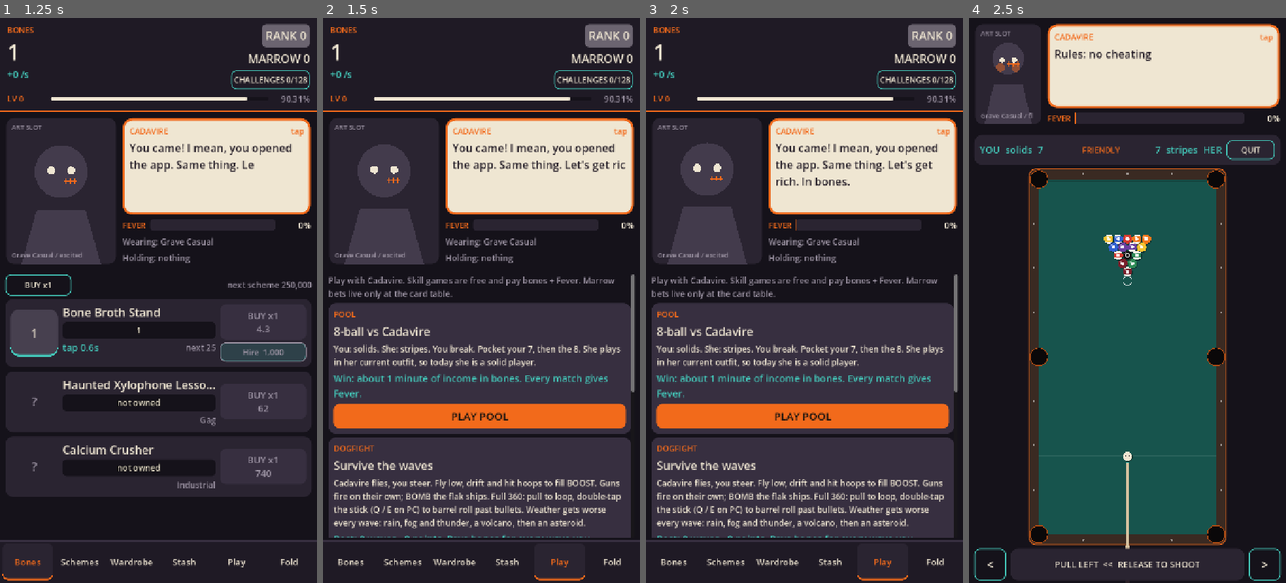
Above: before the commit, frames 1-4 (left to right).
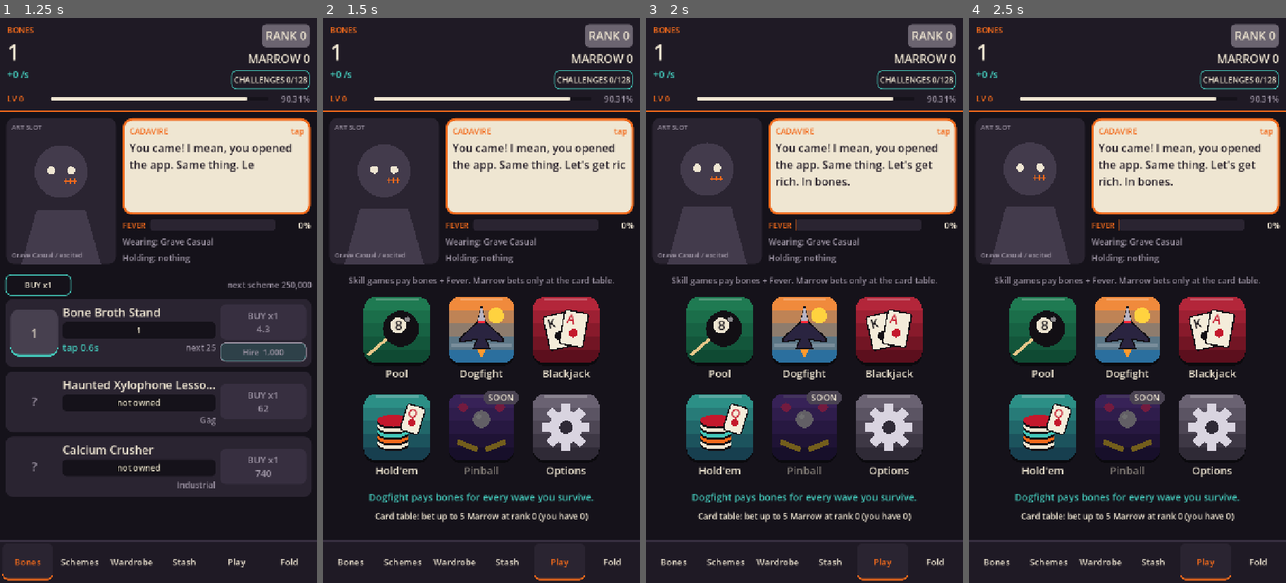
Above: after the commit, the same moments.

Repository: MetaRidley-jpg/Cadbeta
Game: Godot game, scene res://scenes/main.tscn
The game is run twice, just before and just after one commit, with the same random seed, the same clock (stepped at 60 frames per second) and the same inputs.
Inputs (mouse positions are in pixels of both pictures, inside the frame that each line leads up to):
- Up to frame 1 (1.25 s): click "1" at 0.5 s
- Up to frame 2 (1.5 s): click "Play" at 1.25 s
- Up to frame 3 (2 s): no input
- Up to frame 4 (2.5 s): click (1124, 413) at 2 s, where only the run before the commit has a clickable "PLAY POOL"

Frame 1 is identical in both runs. In frame 2, 39% of the frame differs, in the area x 1-99%, y 45-92%; in frame 3, 39%; in frame 4, 65%, in the area x 0-100%, y 1-100%.

Commit message:
Touch scrolling fix + Play app-icon home screen
Co-Authored-By: Claude Opus 5.5 <noreply@anthropic.com>
Claude-Session: https://claude.ai/code/session_01WbAjRnesPUBZ2FJf2Dibin

Diff:
--- a/scripts/main.gd
+++ b/scripts/main.gd
@@ -42,6 +42,9 @@
 	manager_box.add_to_group("manager_box")
 	%FxLayer.add_child(manager_box)
 	manager_box.scene_finished.connect(_on_scene_finished)
+	get_tree().node_added.connect(_touch_scroll_fix)
+	for n in find_children("*", "Control", true, false):
+		_touch_scroll_fix(n)
 	_build_nav()
 	_build_buildings()
 	_build_schemes()
@@ -186,6 +189,22 @@
 		pages[p].visible = p == i
 	nav_buttons[i].button_pressed = true
 	_slow_refresh()
+
+## Touch scrolling (web/iPhone bug, 2026-11-26): a Control that STOPs input eats the
+## finger drag, so a list only scrolled when you touched an empty gap. Every card,
+## button and row inside a ScrollContainer now PASSes input up. Godot still treats a
+## short tap as a press, and a drag past the scroll deadzone cancels the press.
+func _touch_scroll_fix(n: Node) -> void:
+	if not (n is Control) or n is ScrollContainer or n is ScrollBar:
+		return
+	if (n as Control).mouse_filter != Control.MOUSE_FILTER_STOP:
+		return
+	var p := n.get_parent()
+	while p != null:
+		if p is ScrollContainer:
+			(n as Control).mouse_filter = Control.MOUSE_FILTER_PASS
+			return
+		p = p.get_parent()
 
 func _set_nav_badge(i: int, on: bool) -> void:
 	nav_buttons[i].text = PAGES[i] + (" •" if on else "")
@@ -499,40 +518,41 @@
 # =====================================================================
 func _build_play() -> void:
 	_clear(%PlayList)
-	_label(%PlayList, "Play with Cadavire. Skill games are free and pay bones + Fever. Marrow bets live only at the card table.", "MutedLabel", true)
-	var v := _card(%PlayList, true)
-	_label(v, "POOL", "NamePlate")
-	_label(v, "8-ball vs Cadavire", "TitleLabel")
-	_play_widgets.pool_desc = _label(v, "", "SmallLabel", true)
-	_label(v, "Win: about 1 minute of income in bones. Every match gives Fever.", "AccentLabel", true)
-	_play_widgets.start = _button(v, "PLAY POOL", func(): start_pool())
-	_play_widgets.dogfight_card = _card(%PlayList, true)
-	var c := _card(%PlayList)
-	_label(c, "CARD TABLE", "NamePlate")
-	_label(c, "Blackjack (Cadavire deals) or Hold'em (Cadavire plays). The only place to bet Marrow. Managers you have met sit in and cause funny business.", "SmallLabel", true)
-	_play_widgets.bet_info = _label(c, "", "MutedLabel", true)
-	var th := HBoxContainer.new()
-	c.add_child(th)
-	_play_widgets.table_swatch = Control.new()
-	_play_widgets.table_swatch.custom_minimum_size = Vector2(96, 56)
-	_play_widgets.table_swatch.draw.connect(_draw_table_swatch)
-	th.add_child(_play_widgets.table_swatch)
-	_play_widgets.table_name = _label(th, "", "SmallLabel", true)
-	_play_widgets.table_name.size_flags_horizontal = Control.SIZE_EXPAND_FILL
-	_play_widgets.table_btn = _button(th, "CHANGE", func(): _cycle_cosmetic("table"), true, 130)
-	_play_widgets.cards_start = _button(c, "PLAY BLACKJACK", func(): start_cards())
-	_play_widgets.holdem_start = _button(c, "PLAY HOLD'EM", func(): start_holdem())
-	var pb := _card(%PlayList)
-	_label(pb, "PINBALL", "NamePlate")
-	_label(pb, "Not built yet.", "MutedLabel")
-	_build_dogfight_card(_play_widgets.dogfight_card)
-	_refresh_play()
-
-func _build_dogfight_card(v: VBoxContainer) -> void:
+	_play_widgets.clear()
+	# ---- home screen: one tap = play (T: "condense play into an app icon screen basically")
+	var home := VBoxContainer.new()
+	home.add_theme_constant_override("separation", 14)
+	%PlayList.add_child(home)
+	_play_widgets.home = home
+	var hint := _label(home, "Skill games pay bones + Fever. Marrow bets only at the card table.", "MutedLabel", true)
+	hint.horizontal_alignment = HORIZONTAL_ALIGNMENT_CENTER
+	var cc := CenterContainer.new()
+	home.add_child(cc)
+	var grid := GridContainer.new()
+	grid.columns = 3
+	grid.add_theme_constant_override("h_separation", 22)
+	grid.add_theme_constant_override("v_separation", 6)
+	cc.add_child(grid)
+	_play_widgets.start = _play_icon(grid, "pool", "Pool", func(): start_pool())
+	_play_widgets.df_start = _play_icon(grid, "dogfight", "Dogfight", func(): start_dogfight())
+	_play_widgets.cards_start = _play_icon(grid, "blackjack", "Blackjack", func(): start_cards())
+	_play_widgets.holdem_start = _play_icon(grid, "holdem", "Hold'em", func(): start_holdem())
+	_play_widgets.pinball = _play_icon(grid, "pinball", "Pinball", func(): pass)
+	_play_widgets.pinball.disabled = true
+	_play_widgets.options = _play_icon(grid, "options", "Options", func(): _show_play_options(true))
+	_play_widgets.df_best = _label(home, "", "AccentLabel", true)
+	_play_widgets.df_best.horizontal_alignment = HORIZONTAL_ALIGNMENT_CENTER
+	_play_widgets.bet_short = _label(home, "", "SmallLabel", true)
+	_play_widgets.bet_short.horizontal_alignment = HORIZONTAL_ALIGNMENT_CENTER
+	# ---- options sheet (the settings that used to make this page scroll)
+	var opts := VBoxContainer.new()
+	opts.visible = false
+	%PlayList.add_child(opts)
+	_play_widgets.opts = opts
+	var back := _button(opts, "< PLAY", func(): _show_play_options(false), true, 170)
+	back.size_flags_horizontal = Control.SIZE_SHRINK_BEGIN
+	var v := _card(opts, true)
 	_label(v, "DOGFIGHT", "NamePlate")
-	_label(v, "Survive the waves", "TitleLabel")
-	_label(v, "Cadavire flies, you steer. Fly low, drift and hit hoops to fill BOOST. Guns fire on their own; BOMB the flak ships. Full 360: pull to loop, double-tap the stick (Q / E on PC) to barrel roll past bullets. Weather gets worse every wave: rain, fog and thunder, a volcano, then an asteroid.", "SmallLabel", true)
-	_play_widgets.df_best = _label(v, "", "AccentLabel", true)
 	var jh := HBoxContainer.new()
 	v.add_child(jh)
 	_play_widgets.jet_name = _label(jh, "", "SmallLabel", true)
@@ -548,13 +568,40 @@
 		_refresh_play(), true, 170)
 	var rh := HBoxContainer.new()
 	v.add_child(rh)
-	var rl := _label(rh, "Fighting-game replay of the KO: the kill that clears a wave, or your crash. Tap to skip.", "SmallLabel", true)
+	var rl := _label(rh, "Replay the KO: the kill that clears a wave, or your crash. Tap to skip.", "SmallLabel", true)
 	rl.size_flags_horizontal = Control.SIZE_EXPAND_FILL
 	_play_widgets.replay_btn = _button(rh, "KO REPLAY", func():
 		Game.df_replays = not Game.df_replays
 		Game.save_game()
 		_refresh_play(), true, 170)
-	_play_widgets.df_start = _button(v, "PLAY DOGFIGHT", func(): start_dogfight())
+	_label(v, "Steer with the stick. Guns fire by themselves. Drift, then let go to boost. Double-tap the stick (Q / E on PC) to barrel roll.", "MutedLabel", true)
+	var c := _card(opts)
+	_label(c, "CARD TABLE", "NamePlate")
+	var th := HBoxContainer.new()
+	c.add_child(th)
+	_play_widgets.table_swatch = Control.new()
+	_play_widgets.table_swatch.custom_minimum_size = Vector2(96, 56)
+	_play_widgets.table_swatch.draw.connect(_draw_table_swatch)
+	th.add_child(_play_widgets.table_swatch)
+	_play_widgets.table_name = _label(th, "", "SmallLabel", true)
+	_play_widgets.table_name.size_flags_horizontal = Control.SIZE_EXPAND_FILL
+	_play_widgets.table_btn = _button(th, "CHANGE", func(): _cycle_cosmetic("table"), true, 130)
+	_play_widgets.bet_info = _label(c, "", "MutedLabel", true)
+	var pc := _card(opts)
+	_label(pc, "POOL", "NamePlate")
+	_play_widgets.pool_desc = _label(pc, "", "SmallLabel", true)
+	_refresh_play()
+
+func _play_icon(parent: Node, kind: String, title: String, cb: Callable) -> PlayIcon:
+	var b := PlayIcon.new().setup(kind, title)
+	b.pressed.connect(cb)
+	parent.add_child(b)
+	return b
+
+func _show_play_options(on: bool) -> void:
+	_play_widgets.home.visible = not on
+	_play_widgets.opts.visible = on
+	%PlayPage.scroll_vertical = 0
 
 func _refresh_play() -> void:
 	if _play_widgets.is_empty():
@@ -565,7 +612,8 @@
 	_play_widgets.pool_desc.text = "You: solids. She: stripes. You break. Pocket your 7, then the 8. She plays in her current outfit, so today she is %s%s." % [
 		style, ", and too excited to aim well (Fever)" if Game.fever_active else ""]
 	if _play_widgets.has("df_best"):
-		_play_widgets.df_best.text = "Best: %d waves · %d points. Pays bones for every wave you survive." % [Game.df_best_wave, Game.df_best_score]
+		_play_widgets.df_best.text = ("Dogfight best: wave %d · %d points" % [Game.df_best_wave, Game.df_best_score]) if Game.df_best_wave > 0 else "Dogfight pays bones for every wave you survive."
+		_play_widgets.df_start.set_state(("W%d" % Game.df_best_wave) if Game.df_best_wave > 0 else "", "")
 		_play_widgets.assist_btn.text = "ASSIST: ON" if Game.df_assist else "ASSIST: OFF"
 		_play_widgets.assist_lbl.text = "Wings level themselves when you let go." if Game.df_assist else "Expert: the jet holds any attitude, even upside down."
 		_play_widgets.replay_btn.text = "KO REPLAY: ON" if Game.df_replays else "KO REPLAY: OFF"
@@ -581,8 +629,11 @@
 		_play_widgets.table_btn.visible = not Challenges.owned_of_type("table").is_empty()
 		_play_widgets.table_swatch.queue_redraw()
 	_play_widgets.bet_info.text = "Max bet by prestige rank: " + ", ".join(bets) + ". Your max now: %d." % Game.max_bet()
+	var cap: int = Game.MAX_BET_BY_RANK[clampi(Game.rank, 0, Game.MAX_BET_BY_RANK.size() - 1)]
+	_play_widgets.bet_short.text = "Card table: bet up to %d Marrow at rank %d (you have %d)" % [cap, Game.rank, Game.marrow]
+	_play_widgets.pinball.set_state("SOON", "")
 	var shut := Game.away_left("cadavire") > 0.0
-	_play_widgets.holdem_start.text = ("HOLD'EM CLOSED (%s)" % holdem_page.away_text("cadavire")) if shut else "PLAY HOLD'EM"
+	_play_widgets.holdem_start.set_state("", ("Closed " + holdem_page.away_text("cadavire")) if shut else "")
 	_play_widgets.holdem_start.disabled = shut
 
 ## Default -> each owned prize -> default.
@@ -1126,6 +1177,8 @@
 				df.set_process(false)
 	if args.has("tab"):
 		show_page(int(args.tab))
+	if args.has("playopts"):
+		_show_play_options(true)
 	# Challenges: --chdone=id,id (break silently) --chpend=id,id (break, shatter on open)
 	#   --chbones=N --tint=rid --ship=rid --table=rid --challenges (open the wall)
 	#   --chsel=col,row --chbone (Golden Bone mode) --chstep=SECONDS (stop mid-shatter)
--- /dev/null
+++ b/scripts/play_icon.gd
@@ -0,0 +1,197 @@
+class_name PlayIcon
+extends Button
+## One "app icon" on the Play home screen (T: "condense play into an app icon screen").
+## A flat Button (so tests and touch work like any button) that draws its own
+## rounded tile, a game glyph, a label under the tile and an optional badge.
+## Glyphs are drawn in code so the icons follow the game palette with no extra art.
+
+const TILE := 150.0          # tile side in px (canvas 720 wide, 3 columns)
+const LABEL_H := 38.0
+const RADIUS := 26.0
+const BANDS := 5          # chunky vertical gradient (30 px bands)
+
+var kind := "pool"           # pool | dogfight | blackjack | holdem | pinball | options
+var title := ""
+var badge := ""              # small pill at the top right ("W6", "SOON")
+var locked_text := ""        # non-empty = dim tile + lock + this text under the title
+
+const COLORS := {
+	"pool":      [Color("1f7a52"), Color("0f4a33")],
+	"dogfight":  [Color("f08a3c"), Color("2b6f9e")],
+	"blackjack": [Color("b3263a"), Color("5c0f1d")],
+	"holdem":    [Color("2c8f86"), Color("173f4f")],
+	"pinball":   [Color("7a4bc2"), Color("33215e")],
+	"options":   [Color("6a6272"), Color("2f2a36")],
+}
+
+func setup(k: String, t: String) -> PlayIcon:
+	kind = k
+	title = t
+	flat = true
+	focus_mode = Control.FOCUS_NONE
+	text = ""
+	custom_minimum_size = Vector2(TILE + 20, TILE + LABEL_H + 26)
+	button_down.connect(func(): _squash(0.9))
+	button_up.connect(func(): _squash(1.0))
+	resized.connect(func(): pivot_offset = Vector2(size.x * 0.5, 10 + TILE * 0.5))
+	return self
+
+func _squash(to: float) -> void:
+	var tw := create_tween()
+	tw.tween_property(self, "scale", Vector2(to, to), 0.08)
+
+func set_state(b: String, locked: String) -> void:
+	if b == badge and locked == locked_text:
+		return
+	badge = b
+	locked_text = locked
+	queue_redraw()
+
+func tile_rect() -> Rect2:
+	return Rect2(Vector2((size.x - TILE) * 0.5, 10), Vector2(TILE, TILE))
+
+func _draw() -> void:
+	var r := tile_rect()
+	var dim := disabled or locked_text != ""
+	var cols: Array = COLORS.get(kind, COLORS.options)
+	# drop shadow + body: a chunky 5-band vertical gradient
+	_rrect(Rect2(r.position + Vector2(0, 6), r.size), Color(0, 0, 0, 0.45))
+	var bh := r.size.y / BANDS
+	for i in BANDS:
+		var col: Color = (cols[0] as Color).lerp(cols[1], float(i) / (BANDS - 1))
+		var band := Rect2(r.position.x, r.position.y + bh * i, r.size.x, bh + (0.0 if i == BANDS - 1 else 1.0))
+		_rrect(band, col, RADIUS, i == 0, i == BANDS - 1)
+	draw_rect(Rect2(r.position + Vector2(RADIUS, 4), Vector2(r.size.x - RADIUS * 2, 3)), Color(1, 1, 1, 0.22))
+	# glyph
+	var c := r.get_center()
+	var s := TILE
+	match kind:
+		"pool": _glyph_pool(c, s)
+		"dogfight": _glyph_jet(c, s)
+		"blackjack": _glyph_cards(c, s)
+		"holdem": _glyph_chips(c, s)
+		"pinball": _glyph_pinball(c, s)
+		_: _glyph_gear(c, s)
+	if dim:
+		_rrect(r, Color(0, 0, 0, 0.55))
+		if locked_text != "":
+			_glyph_lock(c, s * 0.42)
+	# badge
+	if badge != "":
+		var f := get_theme_font("font", "Label")
+		var fs := 20
+		var w := f.get_string_size(badge, HORIZONTAL_ALIGNMENT_LEFT, -1, fs).x + 22
+		var br := Rect2(Vector2(r.end.x - w + 10, r.position.y - 8), Vector2(w, 32))
+		_rrect(br, Color("f26a1b") if kind != "pinball" else Color("4a4352"), 16.0)
+		draw_string(f, br.position + Vector2(11, 23), badge, HORIZONTAL_ALIGNMENT_LEFT, -1, fs, Color("1a1410") if kind != "pinball" else Color("efe6d2"))
+	# label (+ lock text)
+	var lf := get_theme_font("font", "Label")
+	var col := get_theme_color("font_color", "Label")
+	if dim:
+		col = Color(col, 0.55)
+	draw_string(lf, Vector2(0, r.end.y + 32), title, HORIZONTAL_ALIGNMENT_CENTER, size.x, 24, col)
+	if locked_text != "":
+		draw_string(lf, Vector2(0, r.end.y + 54), locked_text, HORIZONTAL_ALIGNMENT_CENTER, size.x, 17, Color(col, 0.9))
+
+## Rounded rectangle. With `top` / `bottom` given, only those corners are rounded.
+func _rrect(r: Rect2, col: Color, rad := RADIUS, top := true, bottom := true) -> void:
+	if col.a <= 0.0:
+		return
+	var sb := StyleBoxFlat.new()
+	sb.bg_color = col
+	sb.corner_radius_top_left = int(rad) if top else 0
+	sb.corner_radius_top_right = int(rad) if top else 0
+	sb.corner_radius_bottom_left = int(rad) if bottom else 0
+	sb.corner_radius_bottom_right = int(rad) if bottom else 0
+	sb.corner_detail = 5
+	sb.anti_aliasing = false
+	draw_style_box(sb, r)
+
+# ---------------------------------------------------------------- glyphs
+func _glyph_pool(c: Vector2, s: float) -> void:
+	# cue stick
+	draw_line(c + Vector2(-s * 0.44, s * 0.38), c + Vector2(-s * 0.12, s * 0.10), Color("e9c88a"), 7)
+	draw_line(c + Vector2(-s * 0.14, s * 0.12), c + Vector2(-s * 0.08, s * 0.07), Color("efe6d2"), 7)
+	# 8-ball
+	draw_circle(c + Vector2(s * 0.06, -s * 0.02), s * 0.27, Color("120f14"), true, -1, false)
+	draw_circle(c + Vector2(s * 0.02, -s * 0.07), s * 0.12, Color("efe6d2"), true, -1, false)
+	var f := get_theme_font("font", "Label")
+	draw_string(f, c + Vector2(s * 0.02 - 8, -s * 0.07 + 10), "8", HORIZONTAL_ALIGNMENT_LEFT, -1, 30, Color("120f14"))
+	draw_circle(c + Vector2(s * 0.16, -s * 0.16), s * 0.04, Color(1, 1, 1, 0.5), true, -1, false)
+
+func _glyph_jet(c: Vector2, s: float) -> void:
+	# sun + horizon
+	draw_circle(c + Vector2(s * 0.22, -s * 0.22), s * 0.12, Color("ffd23f"), true, -1, false)
+	draw_rect(Rect2(c.x - s * 0.5 + 6, c.y + s * 0.2, s - 12, s * 0.06), Color(1, 1, 1, 0.18))
+	# T's jet from above: grey helmet nose, one red cyclops band, swept wings, burner
+	var k := s * 0.36
+	var body := PackedVector2Array([
+		c + Vector2(0, -k), c + Vector2(k * 0.16, -k * 0.35), c + Vector2(k * 0.9, k * 0.35),
+		c + Vector2(k * 0.9, k * 0.5), c + Vector2(k * 0.18, k * 0.38), c + Vector2(k * 0.34, k * 0.78),
+		c + Vector2(-k * 0.34, k * 0.78), c + Vector2(-k * 0.18, k * 0.38), c + Vector2(-k * 0.9, k * 0.5),
+		c + Vector2(-k * 0.9, k * 0.35), c + Vector2(-k * 0.16, -k * 0.35)])
+	draw_colored_polygon(body, Color("2a2440"))
+	draw_polyline(body + PackedVector2Array([body[0]]), Color("120f14"), 3)
+	draw_colored_polygon(PackedVector2Array([c + Vector2(0, -k), c + Vector2(k * 0.16, -k * 0.35), c + Vector2(-k * 0.16, -k * 0.35)]), Color("b9b4c2"))
+	draw_rect(Rect2(c + Vector2(-k * 0.15, -k * 0.38), Vector2(k * 0.3, k * 0.1)), Color("ff2a3a"))
+	draw_colored_polygon(PackedVector2Array([c + Vector2(-k * 0.2, k * 0.8), c + Vector2(k * 0.2, k * 0.8), c + Vector2(0, k * 1.15)]), Color("ff9a2e"))
+
+func _card_at(c: Vector2, ang: float, rank: String, suit_col: Color, s: float) -> void:
+	draw_set_transform(c, ang, Vector2.ONE)
+	var w := s * 0.38
+	var h := s * 0.54
+	var r := Rect2(Vector2(-w * 0.5, -h * 0.5), Vector2(w, h))
+	var sb := StyleBoxFlat.new()
+	sb.bg_color = Color("f4ecda")
+	sb.set_corner_radius_all(8)
+	sb.border_color = Color("120f14")
+	sb.set_border_width_all(3)
+	sb.anti_aliasing = false
+	draw_style_box(sb, r)
+	var f := get_theme_font("font", "Label")
+	draw_string(f, r.position + Vector2(8, 30), rank, HORIZONTAL_ALIGNMENT_LEFT, -1, 28, suit_col)
+	draw_circle(Vector2(0, h * 0.12), w * 0.17, suit_col, true, -1, false)
+	draw_set_transform(Vector2.ZERO, 0.0, Vector2.ONE)
+
+func _glyph_cards(c: Vector2, s: float) -> void:
+	_card_at(c + Vector2(-s * 0.12, s * 0.02), -0.22, "K", Color("120f14"), s)
+	_card_at(c + Vector2(s * 0.12, -s * 0.02), 0.18, "A", Color("c4182c"), s)
+
+func _glyph_chips(c: Vector2, s: float) -> void:
+	var cols := [Color("efe6d2"), Color("f26a1b"), Color("43c6b8"), Color("efe6d2"), Color("c4182c")]
+	for i in cols.size():
+		var y := c.y + s * 0.24 - i * s * 0.085
+		var x := c.x - s * 0.06
+		_ellipse(Vector2(x, y + 5), s * 0.24, s * 0.09, Color("120f14"))
+		_ellipse(Vector2(x, y), s * 0.24, s * 0.09, cols[i])
+	_card_at(c + Vector2(s * 0.24, -s * 0.12), 0.3, "Q", Color("c4182c"), s * 0.8)
+
+func _glyph_pinball(c: Vector2, s: float) -> void:
+	draw_line(c + Vector2(-s * 0.36, s * 0.22), c + Vector2(-s * 0.06, s * 0.34), Color("ffd23f"), 12)
+	draw_line(c + Vector2(s * 0.36, s * 0.22), c + Vector2(s * 0.06, s * 0.34), Color("ffd23f"), 12)
+	draw_circle(c + Vector2(0, -s * 0.12), s * 0.13, Color("d9d4e0"), true, -1, false)
+	draw_circle(c + Vector2(-s * 0.04, -s * 0.16), s * 0.04, Color(1, 1, 1, 0.8), true, -1, false)
+	for p in [Vector2(-0.28, -0.3), Vector2(0.28, -0.3)]:
+		draw_circle(c + p * s, s * 0.07, Color("ff3d8b"), true, -1, false)
+
+func _glyph_gear(c: Vector2, s: float) -> void:
+	var col := Color("d9d4e0")
+	for i in 8:
+		var a := TAU * i / 8.0
+		draw_set_transform(c, a, Vector2.ONE)
+		draw_rect(Rect2(Vector2(-s * 0.07, -s * 0.36), Vector2(s * 0.14, s * 0.16)), col)
+	draw_set_transform(Vector2.ZERO, 0.0, Vector2.ONE)
+	draw_circle(c, s * 0.25, col, true, -1, false)
+	draw_circle(c, s * 0.1, COLORS.options[1], true, -1, false)
+
+func _glyph_lock(c: Vector2, s: float) -> void:
+	draw_arc(c + Vector2(0, -s * 0.15), s * 0.28, PI, TAU, 12, Color("efe6d2"), 8)
+	draw_rect(Rect2(c + Vector2(-s * 0.42, -s * 0.15), Vector2(s * 0.84, s * 0.62)), Color("efe6d2"))
+	draw_circle(c + Vector2(0, s * 0.12), s * 0.09, Color("2f2a36"), true, -1, false)
+
+func _ellipse(c: Vector2, rx: float, ry: float, col: Color) -> void:
+	var pts := PackedVector2Array()
+	for i in 20:
+		var a := TAU * i / 20.0
+		pts.append(c + Vector2(cos(a) * rx, sin(a) * ry))
+	draw_colored_polygon(pts, col)
--- /dev/null
+++ b/tests/touch_test.gd
@@ -0,0 +1,105 @@
+extends Node
+## Touch test: sends the same finger events a phone (or iPhone Safari) sends.
+## Bug 2026-11-26: on the web build, lists did not scroll when the drag started on
+## a card or a button. Also checks the Play home screen (app icons).
+## Run: godot --headless --path . res://tests/touch_test.tscn --quit-after 3000 -- --fresh
+var fails := 0
+var passes := 0
+var pressed_log: Array = []
+
+func check(c: bool, msg: String) -> void:
+	if c:
+		passes += 1
+	else:
+		fails += 1
+		printerr("FAIL: ", msg)
+
+func frames(n := 2) -> void:
+	for k in n:
+		await get_tree().process_frame
+
+func scr(p: Vector2) -> Vector2:
+	return get_viewport().get_final_transform() * p
+
+func touch(pos: Vector2, down: bool) -> void:
+	var e := InputEventScreenTouch.new()
+	e.index = 0; e.position = scr(pos); e.pressed = down
+	Input.parse_input_event(e)
+
+func tap(pos: Vector2) -> void:
+	touch(pos, true); await frames(2); touch(pos, false); await frames(3)
+
+func drag(from: Vector2, to: Vector2, steps := 12) -> void:
+	touch(from, true)
+	await frames(2)
+	var prev := from
+	var k := get_viewport().get_final_transform().get_scale()
+	for s in range(1, steps + 1):
+		var p := from.lerp(to, float(s) / steps)
+		var e := InputEventScreenDrag.new()
+		e.index = 0; e.position = scr(p); e.relative = (p - prev) * k; e.velocity = (p - prev) * k * 60
+		Input.parse_input_event(e)
+		prev = p
+		await frames(1)
+	touch(to, false)
+	await frames(3)
+
+func _ready() -> void:
+	Challenges.enabled = false
+	# a mid-game save so the long lists overflow the screen
+	for i in Balance.BUILDINGS.size():
+		Game.owned[i] = 25
+	Game.bones = 1e30
+	Game.marrow = 500
+	var main = load("res://scenes/main.tscn").instantiate()
+	add_child(main)
+	await frames(10)
+	check(DisplayServer.is_touchscreen_available(), "touch input is on (emulated on desktop)")
+	for b in main.find_children("*", "BaseButton", true, false):
+		b.pressed.connect(func(): pressed_log.append(b.get_path()))
+	# ---- every list page: a drag that starts on a card / button must scroll and press nothing
+	var tested := 0
+	for page_i in [0, 1, 2, 3, 5]:
+		main.show_page(page_i)
+		await frames(5)
+		var sc: ScrollContainer = main.pages[page_i] if page_i != 0 else main.get_node("%BuildingsPage").get_node("Scroll")
+		var vb := sc.get_v_scroll_bar()
+		if vb.max_value <= vb.page + 120:
+			continue  # this page fits on screen today
+		tested += 1
+		for want in ["PanelContainer", "BaseButton"]:
+			sc.scroll_vertical = 0
+			await frames(3)
+			var ctl: Control = null
+			for c in sc.find_children("*", want, true, false):
+				if c.is_visible_in_tree() and sc.get_global_rect().encloses(c.get_global_rect()) and c.get_global_rect().position.y > sc.get_global_rect().position.y + 260 and c.get_global_rect().end.y < sc.get_global_rect().end.y - 140:
+					ctl = c
+					break
+			if ctl == null:
+				continue
+			sc.scroll_vertical = 0
+			await frames(2)
+			pressed_log.clear()
+			var start := ctl.get_global_rect().get_center()
+			await drag(start, start - Vector2(0, 240))
+			check(sc.scroll_vertical > 120, "page %d: drag on a %s scrolls (got %d)" % [page_i, want, sc.scroll_vertical])
+			check(pressed_log.is_empty(), "page %d: drag on a %s presses nothing (%s)" % [page_i, want, str(pressed_log)])
+	check(tested >= 2, "at least 2 list pages overflow and were drag-tested (%d)" % tested)
+	# ---- Play home screen
+	main.show_page(main.PAGE_PLAY)
+	await frames(5)
+	var pv := (main.pages[main.PAGE_PLAY] as ScrollContainer).get_v_scroll_bar()
+	check(pv.max_value <= pv.page + 1, "Play home fits on one screen (content %d, screen %d)" % [pv.max_value, pv.page])
+	var icons: Array = main.get_node("%PlayList").find_children("*", "PlayIcon", true, false)
+	check(icons.size() == 6, "6 app icons (%d)" % icons.size())
+	for ic in icons:
+		check((ic as Control).size.x >= 150 and (ic as Control).size.y >= 190, "icon %s is a big touch target" % ic.title)
+	check(main._play_widgets.pinball.disabled, "Pinball icon is locked (not built)")
+	await tap(main._play_widgets.options.tile_rect().get_center() + main._play_widgets.options.global_position)
+	check(main._play_widgets.opts.visible and not main._play_widgets.home.visible, "tap Options opens the options sheet")
+	main._show_play_options(false)
+	await frames(3)
+	await tap(main._play_widgets.df_start.global_position + main._play_widgets.df_start.tile_rect().get_center())
+	check(main.in_minigame and main.get_node("%DogfightPage").visible, "tap the Dogfight icon starts the dogfight")
+	print("TOUCH TESTS: %d passed, %d failed" % [passes, fails])
+	get_tree().quit(1 if fails > 0 else 0)
--- /dev/null
+++ b/tests/touch_test.tscn
@@ -0,0 +1,6 @@
+[gd_scene load_steps=2 format=3]
+
+[ext_resource type="Script" path="res://tests/touch_test.gd" id="1"]
+
+[node name="TouchTest" type="Node"]
+script = ExtResource("1")
Not shown, added: scripts/play_icon.gd.uid
Not shown, added: tests/scroll_probe.gd.uid
